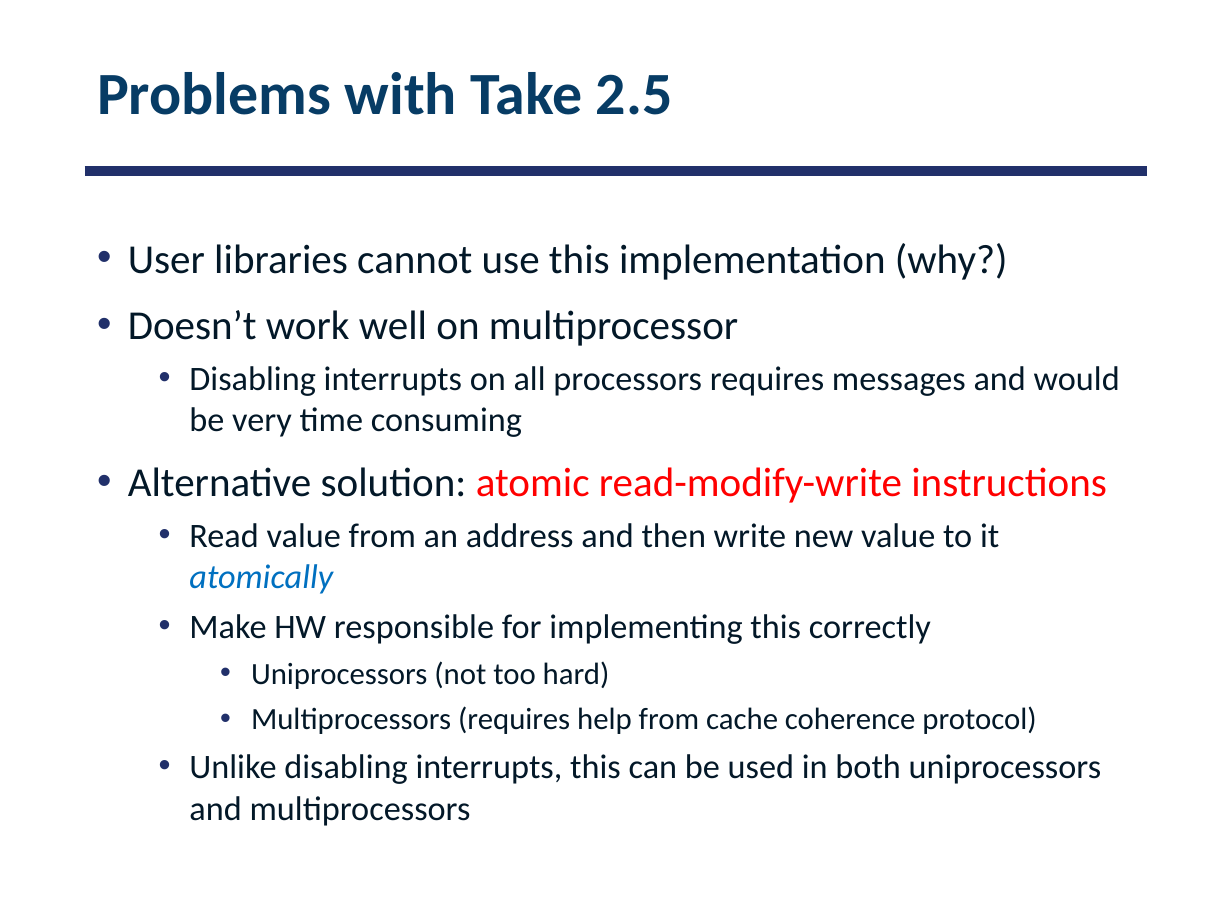
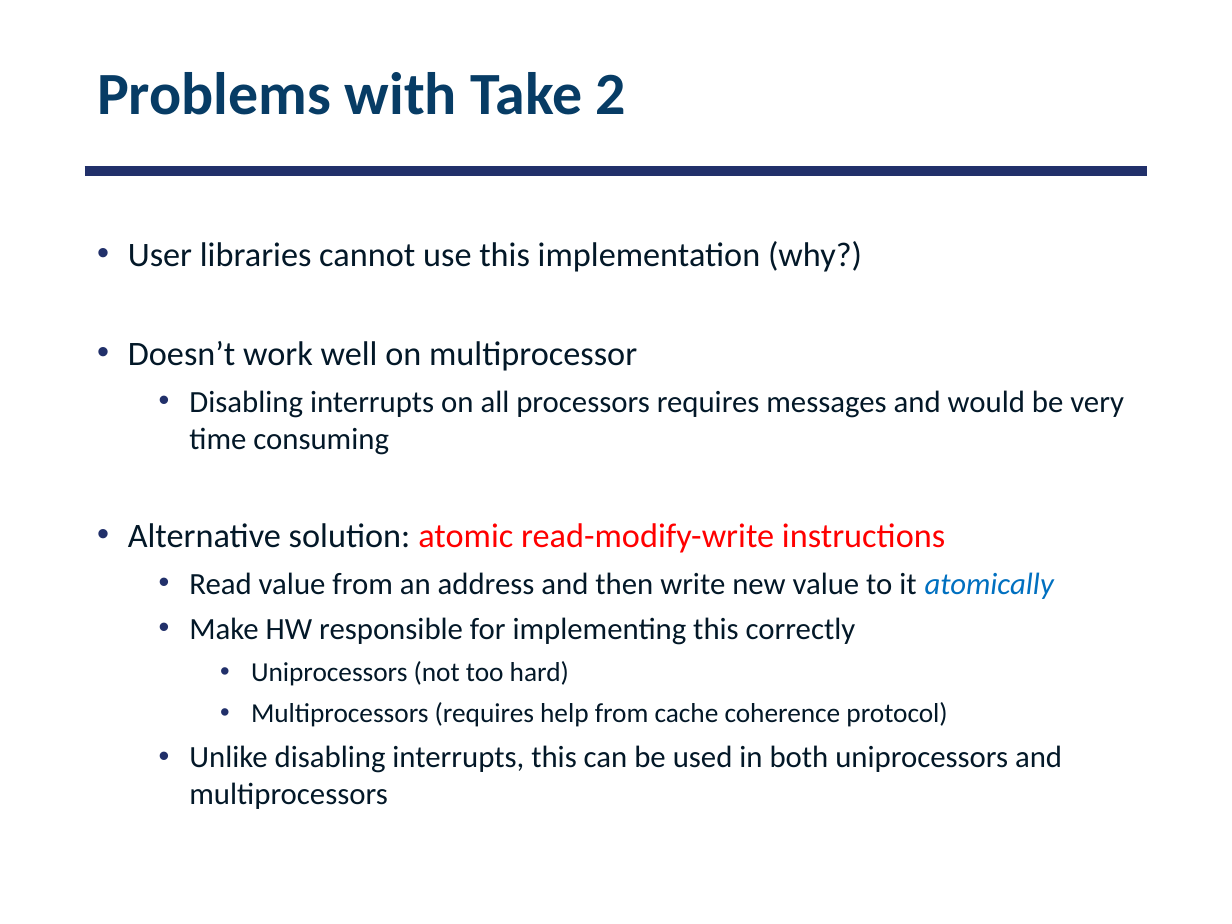
Before and after one commit to smajidzahedi/ECE350, a slide deck: slide 40 of Lectures/03-multithreaded.pptx (slide 31 before the commit). Drawn at 1232x924 pixels with LibreOffice and Linux fonts; fonts in the diff are those of the drawing. Boxes give left, top, right and bottom in pixels: in the first picture for what was removed or moved away, otherwise in the second. Text is boxed around its words. In the diff, an @@ line names an element or a change of style, - is before the commit and + after.

```diff
--- a/Lectures/03-multithreaded.pptx
+++ b/Lectures/03-multithreaded.pptx
@@ title at bbox=[97, 72, 626, 115]: text changed @@
-Problems with Take 2.5
+Problems with Take 2
@@ text "User libraries cannot use this ..." at bbox=[128, 241, 1124, 809]: size 24 to 20 pt in "User libraries cannot use this implementation (why?)", "Doesn’t work well on multiprocessor", "Alternative solution: atomic read-modify-write instructions"; size 20 to 18 pt in "Disabling interrupts on all processors requires messages ...", "Read value from an address and then ...", "Make HW responsible for implementing this correctly", "Unlike disabling interrupts, this can be used ..."; size 18 to 16 pt in "Uniprocessors (not too hard)", "Multiprocessors (requires help from cache coherence protocol ..." @@
```
Also in this commit, not shown: 14 other slides changed, 8 slides added, 1 other file.
